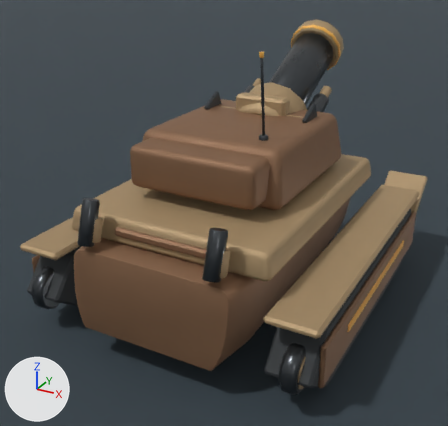
A saved change to the Blender file content/source-art/bulwarksiegetank-rigged.blend.
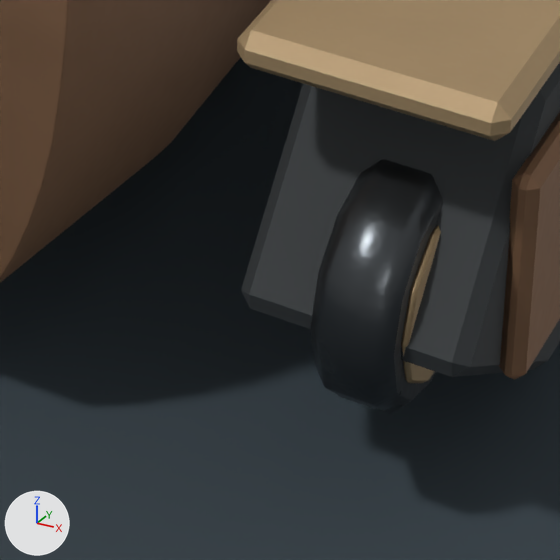
The first picture shows the older version from a 50 mm camera at (2.31, -4.48, 2.96) aimed at (-0.09, -0.11, 0.77). The close-ups show the older and then the newer version on the part from 48% to 74% of the width and 73% to 100% of the height of that picture. Only the edits that show in the close-ups are written down. Lighting does not change. The marker at lower left points along +X, +Y and +Z.

Objects in the first close-up: 'BulwarkSiegeTankArmor_Hull', 'BulwarkSiegeTankTreads_ArmorSkirt_R', 'BulwarkSiegeTankTreads_Belt_R', 'BulwarkSiegeTankTreads_DriveSprocket_R_Dish', 'BulwarkSiegeTankTreads_DriveSprocket_R_Rim', 'BulwarkSiegeTankTreads_FenderTop_R', 'PreviewFloor'.
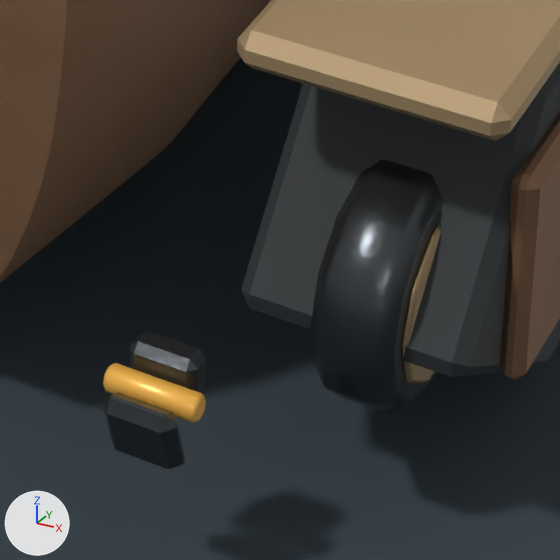
Location of each change, (x1, y1, x2, y2) in pixels of the close-ups (560 x 560 px):
'BulwarkSiegeTankArmor_RearShackle_ShackleLoop_2', added
    after: (102, 392, 185, 469)
'BulwarkSiegeTankArmor_RearShackle_ShackleBracket_2', added
    after: (130, 330, 207, 399)
'BulwarkSiegeTankArmor_RearShackle_ShacklePin_2', added (orange)
    after: (103, 363, 206, 423)

What changed in the scene script:
```text
Add me_cube_044:
    me_cube_044.from_pydata(...)  # 24 vertices, 26 faces; spans x -0.0552..0.0552, y -0.0296..0.0296, z -0.055..0.055
    me_cube_044.materials.append(mat_bulwarksiegetank_gunmetal)
Add me_cylinder_061:
    me_cylinder_061.from_pydata(...)  # 48 vertices, 50 faces; spans x -0.069..0.069, y -0.0197..0.0197, z -0.0197..0.0197
    me_cylinder_061.materials.append(mat_bulwarksiegetank_warning)  # orange #f6b850
Add me_cube_043:
    me_cube_043.from_pydata(...)  # 24 vertices, 26 faces; spans x -0.051..0.051, y -0.025..0.025, z -0.051..0.051
    me_cube_043.materials.append(mat_bulwarksiegetank_gunmetal)
Add ob_bulwarksiegetankarmor_rearshackle_shackleloop_2:
    ob_bulwarksiegetankarmor_rearshackle_shackleloop_2 = bpy.data.objects.new('BulwarkSiegeTankArmor_RearShackle_ShackleLoop_2', me_cube_044)
    ob_bulwarksiegetankarmor_rearshackle_shackleloop_2.location = (0.893, -1.63, 0.258)
Add ob_bulwarksiegetankarmor_rearshackle_shacklepin_2:
    ob_bulwarksiegetankarmor_rearshackle_shacklepin_2 = bpy.data.objects.new('BulwarkSiegeTankArmor_RearShackle_ShacklePin_2', me_cylinder_061)
    ob_bulwarksiegetankarmor_rearshackle_shacklepin_2.location = (0.893, -1.6, 0.3)
Add ob_bulwarksiegetankarmor_rearshackle_shacklebracket_2:
    ob_bulwarksiegetankarmor_rearshackle_shacklebracket_2 = bpy.data.objects.new('BulwarkSiegeTankArmor_RearShackle_ShackleBracket_2', me_cube_043)
    ob_bulwarksiegetankarmor_rearshackle_shacklebracket_2.location = (0.893, -1.56, 0.3)
```
